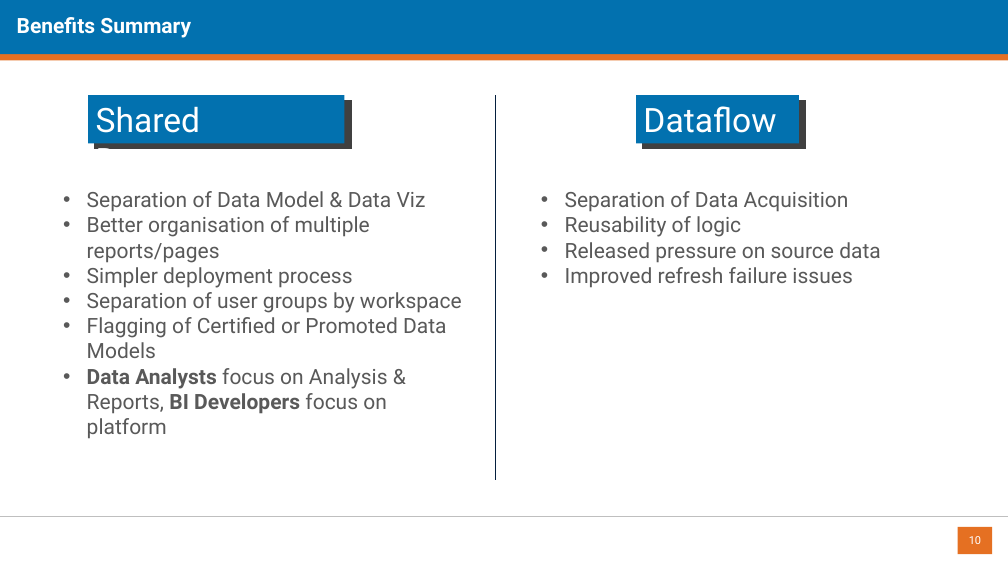
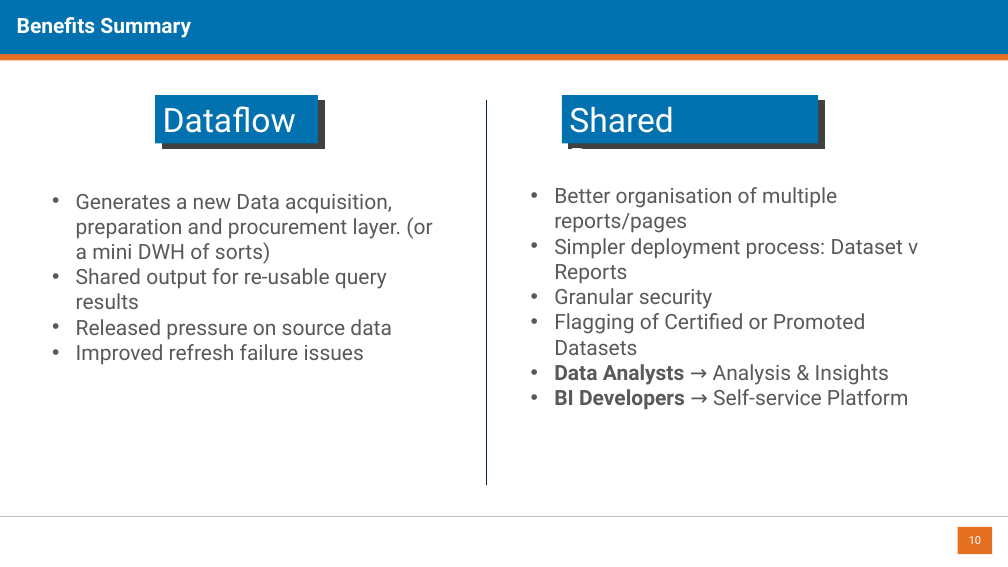
Before and after one commit to datalineo/sessions, a slide deck: slide 10 of Evolve Power BI Architecture/Evolving your Power BI Architecture using Dataflows and Shared Datasets.pptx. Drawn at 1008x567 pixels with LibreOffice and Linux fonts; fonts in the diff are those of the drawing; background and template pictures are left out. Boxes give left, top, right and bottom in pixels: in the first picture for what was removed or moved away, otherwise in the second. Text is boxed around its words. In the diff, an @@ line names an element or a change of style, - is before the commit and + after.

Commit message:
updates

```diff
--- a/Evolve Power BI Architecture/Evolving your Power BI Architecture using Dataflows and Shared Datasets.pptx
+++ b/Evolve Power BI Architecture/Evolving your Power BI Architecture using Dataflows and Shared Datasets.pptx
@@ rectangle "Dataflows": place and size @@
-rectangle "Dataflows" at box(636, 95, 799, 144)
+rectangle "Dataflows" at box(155, 95, 318, 144)
@@ rectangle: place and size @@
-rectangle at box(643, 101, 805, 149)
+rectangle at box(162, 101, 324, 149)
@@ line moved from (495, 95) - (495, 479) to (486, 101) - (486, 485) @@
@@ rectangle "Shared Datasets": place and size @@
-rectangle "Shared Datasets" at box(88, 95, 345, 144)
+rectangle "Shared Datasets" at box(562, 95, 818, 144)
@@ rectangle: place and size @@
-rectangle at box(95, 101, 352, 149)
+rectangle at box(569, 101, 825, 149)
@@ text "Better organisation of multiple reports/pages": place and size @@
-text "Better organisation of multiple reports/pages" at box(87, 191, 462, 439)
+text "Better organisation of multiple reports/pages" at box(554, 187, 918, 410)
@@ text "Generates a new Data acquisition, ...": place and size @@
-text "Generates a new Data acquisition, ..." at box(565, 191, 881, 288)
+text "Generates a new Data acquisition, ..." at box(76, 194, 432, 365)
@@ text at box(76, 194, 432, 309): text changed @@
-• Separation of Data Acquisition
-• Reusability of logic
+• Generates a new Data acquisition, preparation and procurement layer. (or a mini DWH of sorts)
+• Shared output for re-usable query results
@@ text at box(87, 191, 426, 212): paragraph removed @@
-• Separation of Data Model & Data Viz
@@ text at box(554, 238, 918, 410): text changed @@
-• Simpler deployment process
-• Separation of user groups by workspace
-• Flagging of Certified or Promoted Data Models
-• Data Analysts focus on Analysis & Reports, BI Developers focus on platform
+• Simpler deployment process: Dataset v Reports
+• Granular security
+• Flagging of Certified or Promoted Datasets
+• Data Analysts → Analysis & Insights
+• BI Developers → Self-service Platform
```
Also in this commit, not shown: 1 other slide changed.
